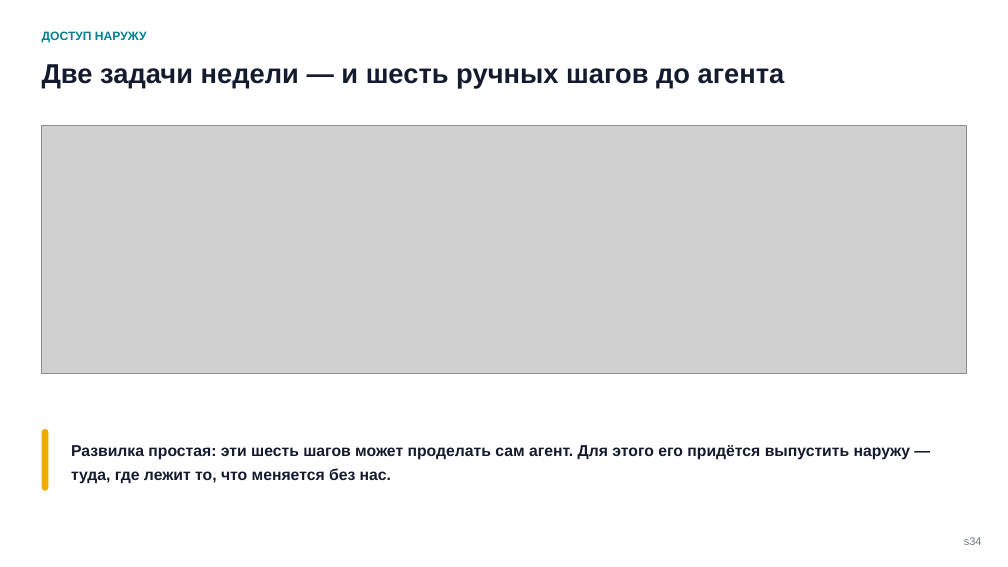
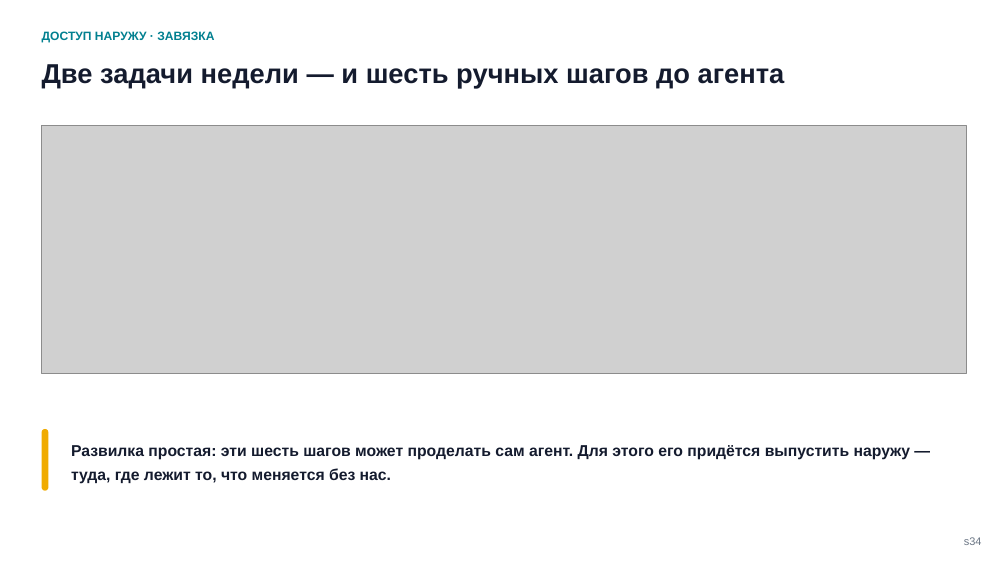
Before and after one commit to tellina-study/AI-usage-lessons, a slide deck: slide 34 of library/seminars/sem-05/rendered/sem-05-deck-s50.pptx. Drawn at 1008x567 pixels with LibreOffice and Linux fonts; fonts in the diff are those of the drawing; grey boxes stand for pictures. Boxes give left, top, right and bottom in pixels: in the first picture for what was removed or moved away, otherwise in the second. Text is boxed around its words. In the diff, an @@ line names an element or a change of style, - is before the commit and + after.

```diff
--- a/library/seminars/sem-05/rendered/sem-05-deck-s50.pptx
+++ b/library/seminars/sem-05/rendered/sem-05-deck-s50.pptx
@@ text at (42,31,214,42): text changed @@
-ДОСТУП НАРУЖУ
+ДОСТУП НАРУЖУ · ЗАВЯЗКА
```
Also in this commit, not shown: 2 other slides changed, 20 other files.
